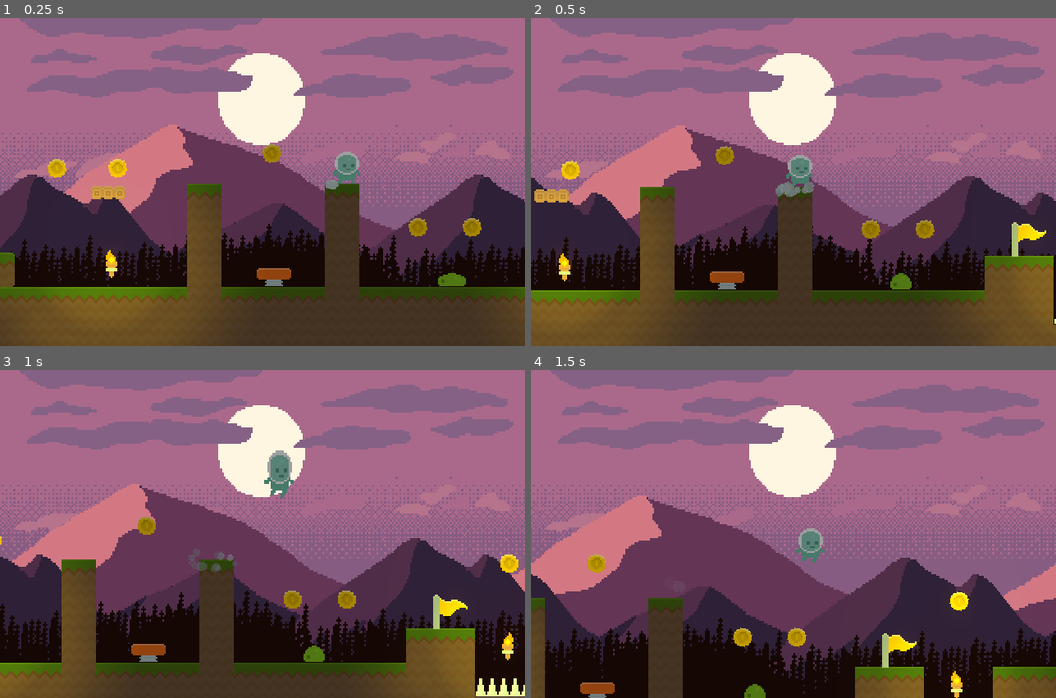
Above: before the commit, frames 1-4 (two rows, left to right).
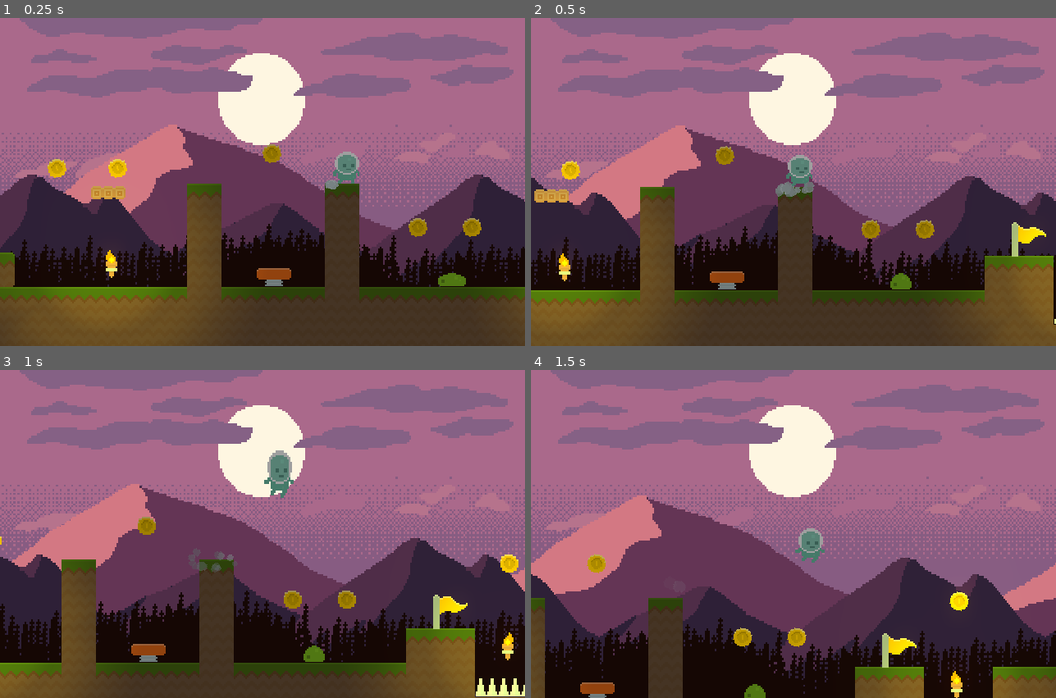
Above: after the commit, the same moments.

Repository: ludover-workshop/puzzle-platformer-2022
Game: Godot game, scene res://Main.tscn
Same seed, same stepped clock (60 frames per second), same inputs: the game is played once before the commit and once after it.
Inputs:
- Up to frame 1 (0.25 s): no input
- Up to frame 2 (0.5 s): no input
- Up to frame 3 (1 s): tap Enter (restart) at 0.5 s; hold Right (move_right) from 0.53 s (still down); tap E (interact) at 0.6 s; tap Space (jump) at 0.77 s
- Up to frame 4 (1.5 s): keep holding Right (move_right); tap E (interact) at 1.35 s

Frame 1 is identical in both runs. In frame 2, 0.1% of the frame differs, in the area x 93-99%, y 62-69%; in frame 3, 0.1%; in frame 4, 0.1%.

Commit message:
Rename Global script

Diff:
--- a/Main.gd
+++ b/Main.gd
@@ -2,5 +2,5 @@
 
 func _ready():
 	randomize()
-	if Globals.checkpoint:
-		$Player.position = Globals.checkpoint
+	if Global.checkpoint:
+		$Player.position = Global.checkpoint
--- a/objects/Checkpoint.gd
+++ b/objects/Checkpoint.gd
@@ -18,7 +18,7 @@
 
 func _on_Checkpoint_body_entered(body):
 	if body.is_in_group("Player"):
-		Globals.checkpoint = body.position
+		Global.checkpoint = body.position
 		$AnimatedSprite.animation = "disabled"
 		$CollisionShape2D.queue_free()
 		$AudioStreamPlayer.play()
--- a/objects/Checkpoint.tscn
+++ b/objects/Checkpoint.tscn
@@ -38,7 +38,6 @@
 [node name="AnimatedSprite" type="AnimatedSprite" parent="."]
 frames = SubResource( 3 )
 animation = "enabled"
-frame = 1
 playing = true
 
 [node name="CollisionShape2D" type="CollisionShape2D" parent="."]
--- a/objects/LockedDoor.gd
+++ b/objects/LockedDoor.gd
@@ -9,5 +9,5 @@
 func _on_LockedDoor_body_entered(body):
 	if body.is_in_group("Player") and opened:
 		print("Win!")
-		Globals.checkpoint = null
+		Global.checkpoint = null
 		get_tree().reload_current_scene()
--- a/project.godot
+++ b/project.godot
@@ -25,7 +25,7 @@
 
 [autoload]
 
-Globals="*res://Globals.gd"
+Global="*res://Global.gd"
 
 [display]
 
Renamed: Globals.gd -> Global.gd
